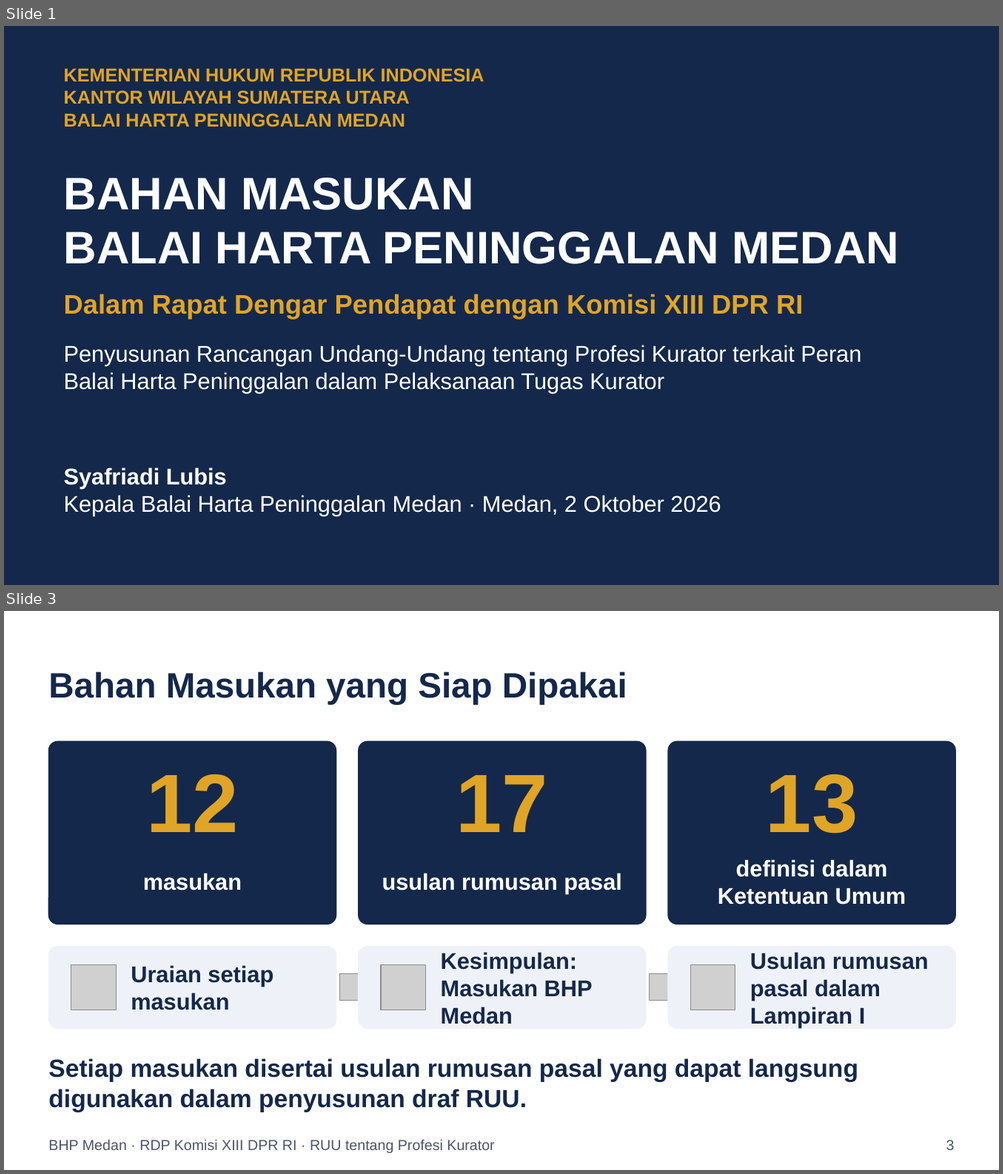
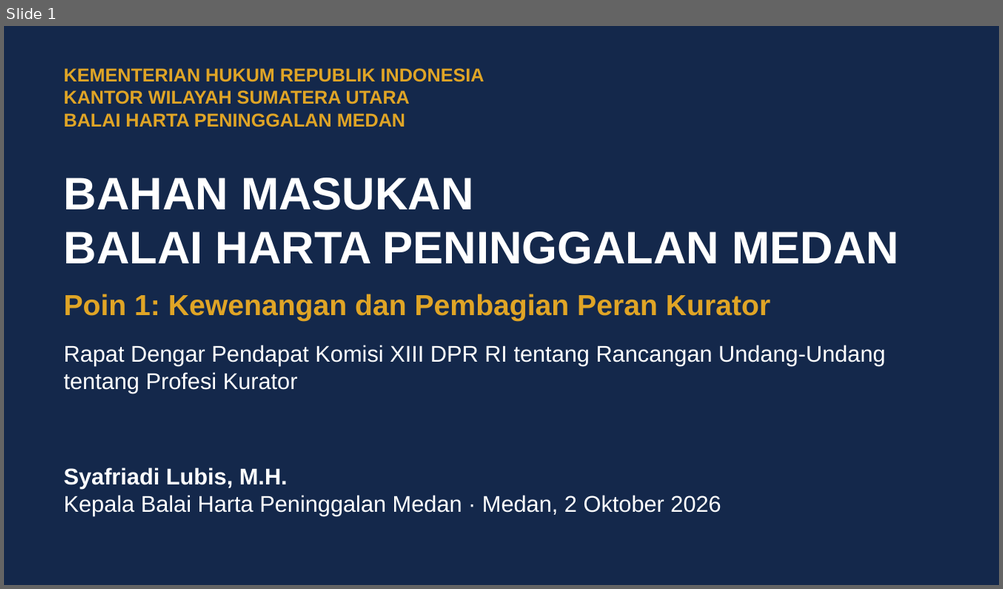
Before and after one commit to artheralawfirm-cloud/SAPAWALI, a slide deck: presentasi/Paparan_BHP_Medan_RUU_Profesi_Kurator.pptx. Shown one above the other, each under a label of ours: slides 1 and 3 before the commit, slide 1 after it; the slides between them are not shown. The pictures are 1003x1174 and 1003x589 pixels, drawn with LibreOffice and Linux fonts; fonts in the diff are those of the drawing; grey boxes stand for pictures. Boxes give left, top, right and bottom in pixels: in the first picture for what was removed or moved away, otherwise in the second. Text is boxed around its words. In the diff, an @@ line names an element or a change of style, - is before the commit and + after.

```diff
--- a/presentasi/Paparan_BHP_Medan_RUU_Profesi_Kurator.pptx
+++ b/presentasi/Paparan_BHP_Medan_RUU_Profesi_Kurator.pptx
@@ slide 3 removed at [4,611,999,1170], background #FFFFFF @@
@@ text removed at [48,672,627,704] @@
-Bahan Masukan yang Siap Dipakai
@@ rounded rectangle removed at [48,741,336,924] @@
@@ rounded rectangle removed at [358,741,646,924] @@
@@ rounded rectangle removed at [668,741,956,924] @@
@@ text removed at [146,775,239,832] @@
-12
@@ text removed at [456,775,549,832] @@
-17
@@ text removed at [765,775,858,834] @@
-13
@@ text removed at [143,873,242,891] @@
-masukan
@@ text removed at [382,873,622,894] @@
-usulan rumusan pasal
@@ text removed at [717,860,906,905] @@
-definisi dalam Ketentuan Umum
@@ rounded rectangle removed at [48,947,336,1029] @@
@@ picture removed at [71,965,116,1010] @@
@@ text removed at [131,965,273,1011] @@
-Uraian setiap masukan
@@ rounded rectangle removed at [358,947,646,1029] @@
@@ picture removed at [381,965,426,1010] @@
@@ text removed at [441,952,592,1025] @@
-Kesimpulan: Masukan BHP Medan
@@ rounded rectangle removed at [668,947,956,1029] @@
@@ picture removed at [691,965,735,1010] @@
@@ text removed at [750,952,928,1028] @@
-Usulan rumusan pasal dalam Lampiran I
@@ picture removed at [340,974,362,1000] @@
@@ picture removed at [649,974,671,1000] @@
@@ text removed at [48,1059,858,1113] @@
-Setiap masukan disertai usulan rumusan pasal yang dapat langsung digunakan dalam penyusunan draf RUU.
@@ text removed at [48,1140,494,1153] @@
-BHP Medan · RDP Komisi XIII DPR RI · RUU tentang Profesi Kurator
@@ text removed at [946,1140,954,1150] @@
-3
@@ slide 1 changed as well @@
@@ text at [64,294,770,321]: text changed; size 26 to 28 pt @@
-Dalam Rapat Dengar Pendapat dengan Komisi XIII DPR RI
+Poin 1: Kewenangan dan Pembagian Peran Kurator
@@ text at [64,345,885,393]: text changed @@
-Penyusunan Rancangan Undang-Undang tentang Profesi Kurator terkait Peran Balai Harta Peninggalan dalam Pelaksanaan Tugas Kurator
+Rapat Dengar Pendapat Komisi XIII DPR RI tentang Rancangan Undang-Undang tentang Profesi Kurator
@@ text at [64,468,287,489]: text changed @@
-Syafriadi Lubis
+Syafriadi Lubis, M.H.
```
Also in this commit, not shown: 5 other slides changed, 20 slides added, 46 other slides removed, 11 other files.
